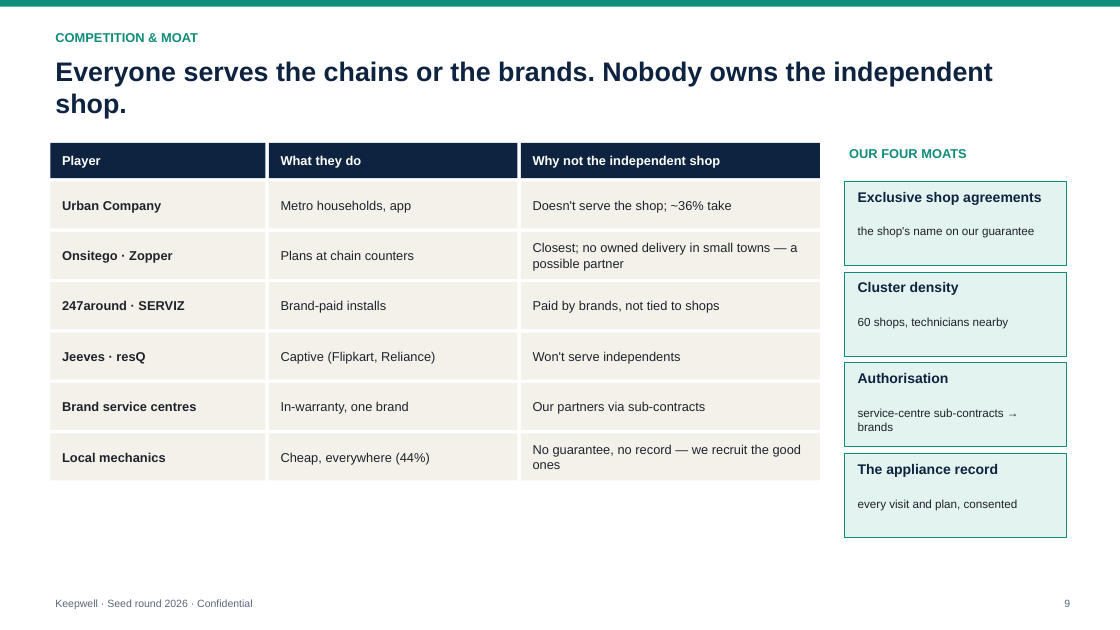
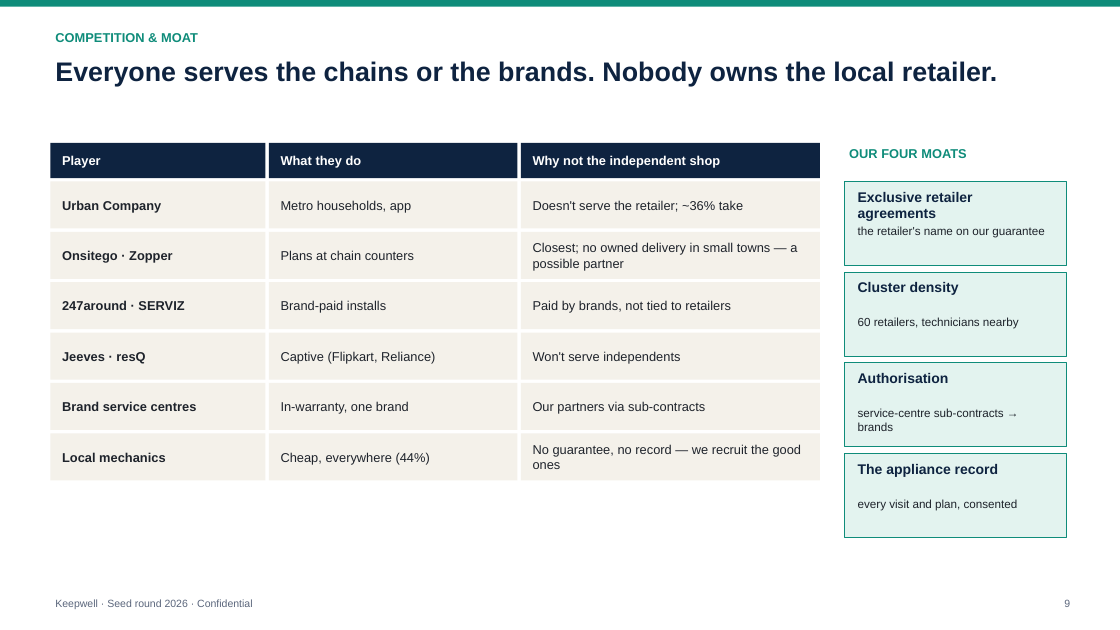
Before and after one commit to PrathyushaKalluri/keepwell, a slide deck: slide 9 of pitch_v2/deck/Keepwell_Seed_Deck.pptx. Drawn at 1120x630 pixels with LibreOffice and Linux fonts; fonts in the diff are those of the drawing. Boxes give left, top, right and bottom in pixels: in the first picture for what was removed or moved away, otherwise in the second. Text is boxed around its words. In the diff, an @@ line names an element or a change of style, - is before the commit and + after.

```diff
--- a/pitch_v2/deck/Keepwell_Seed_Deck.pptx
+++ b/pitch_v2/deck/Keepwell_Seed_Deck.pptx
@@ text at (55,61,997,86): text changed @@
-Everyone serves the chains or the brands. Nobody owns the independent shop.
+Everyone serves the chains or the brands. Nobody owns the local retailer.
@@ text at (533,200,743,212): text changed @@
-Doesn't serve the shop; ~36% take
+Doesn't serve the retailer; ~36% take
@@ text at (858,192,973,221): text changed @@
-Exclusive shop agreements
+Exclusive retailer agreements
@@ text at (858,226,1044,238): text changed @@
-the shop's name on our guarantee
+the retailer's name on our guarantee
@@ text at (533,300,731,313): text changed @@
-Paid by brands, not tied to shops
+Paid by brands, not tied to retailers
@@ text at (858,317,1019,329): text changed @@
-60 shops, technicians nearby
+60 retailers, technicians nearby
```
Also in this commit, not shown: 12 other slides changed, 1 slide added, 1 slide removed, 40 other files.
